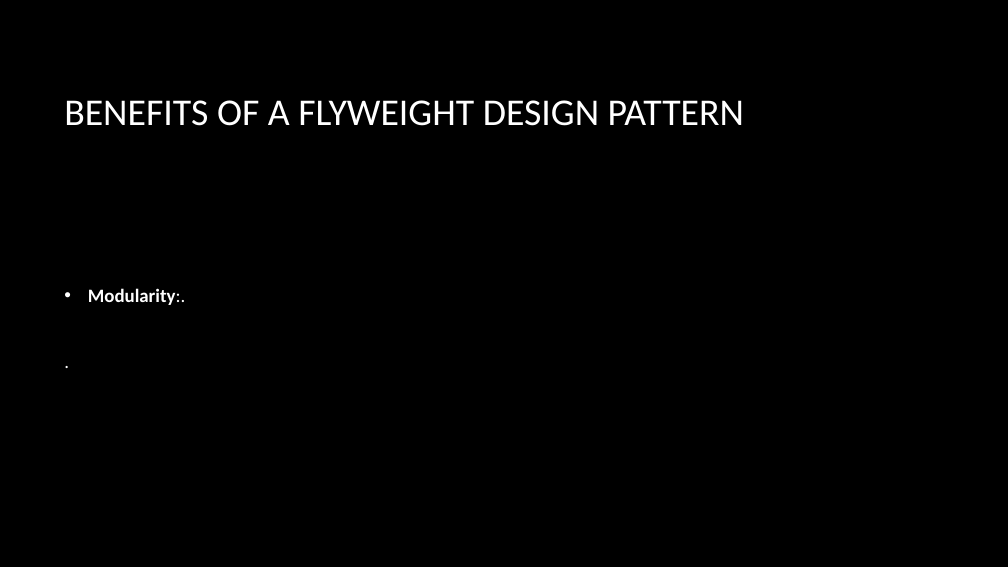
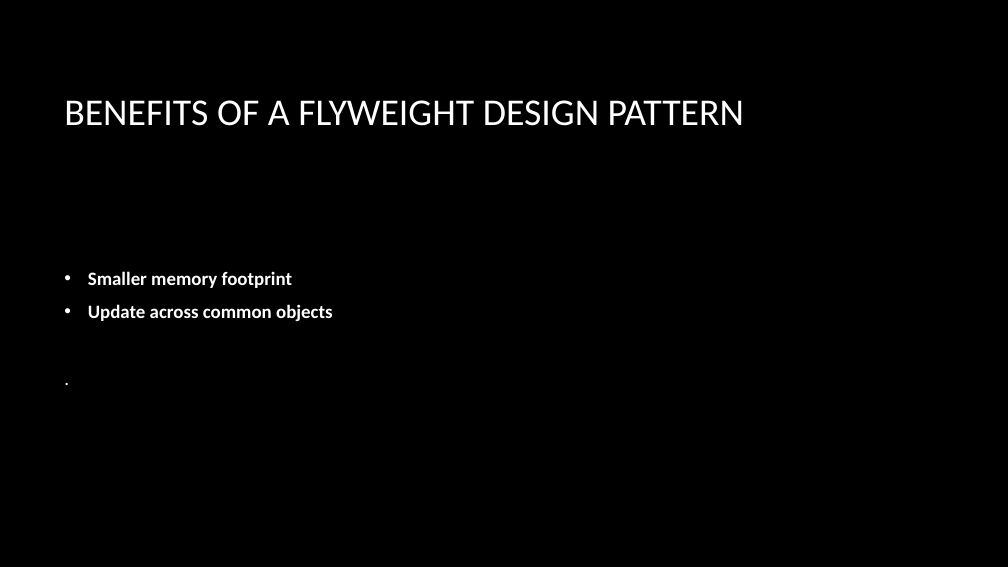
Before and after one commit to dundane/CSC360Demos, a slide deck: slide 217 of CSC360Demo/Design Patterns Slide Show.pptx. Drawn at 1008x567 pixels with LibreOffice and Linux fonts; fonts in the diff are those of the drawing; background and template pictures are left out. Boxes give left, top, right and bottom in pixels: in the first picture for what was removed or moved away, otherwise in the second. Text is boxed around its words. In the diff, an @@ line names an element or a change of style, - is before the commit and + after.

```diff
--- a/CSC360Demo/Design Patterns Slide Show.pptx
+++ b/CSC360Demo/Design Patterns Slide Show.pptx
@@ text at bbox=[88, 271, 333, 322]: text changed @@
-• Modularity:.
+• Smaller memory footprint
+• Update across common objects
```
Also in this commit, not shown: 15 other slides changed.
